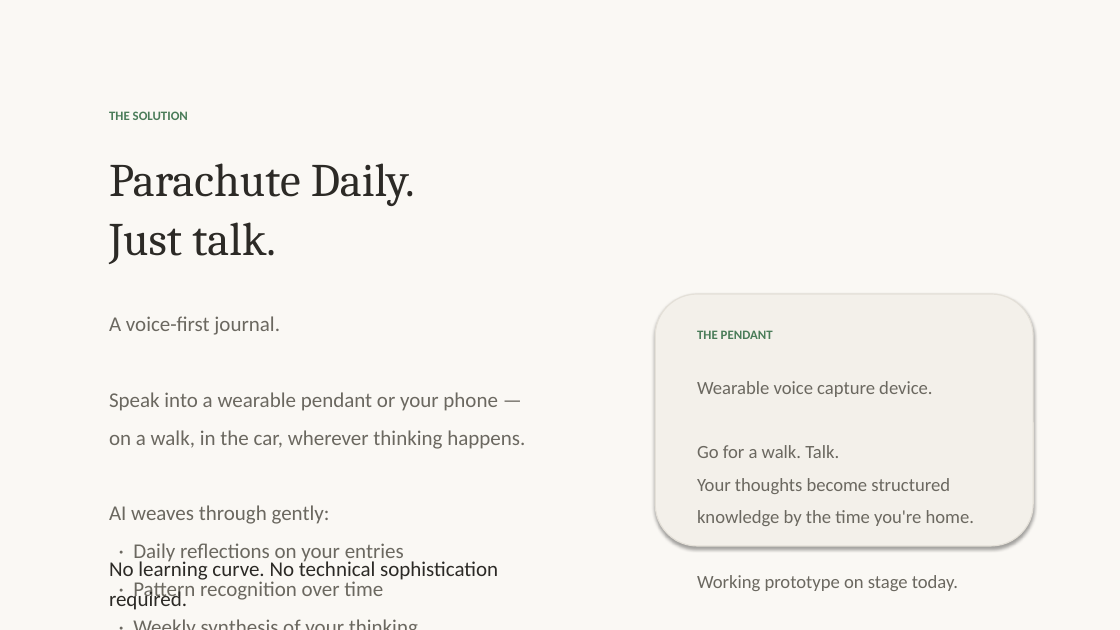
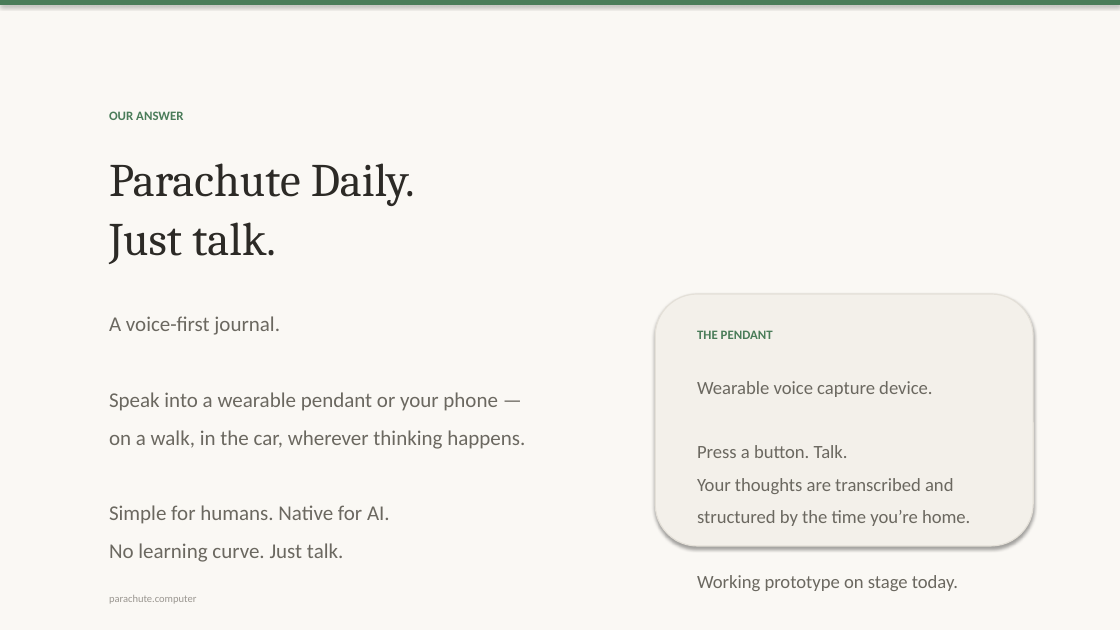
Before and after one commit to OpenParachutePBC/parachute-computer, a slide deck: slide 3 of nvc-pitch-deck.pptx (slide 5 before the commit). Drawn at 1120x630 pixels with LibreOffice and Linux fonts; fonts in the diff are those of the drawing. Boxes give left, top, right and bottom in pixels: in the first picture for what was removed or moved away, otherwise in the second. Text is boxed around its words. In the diff, an @@ line names an element or a change of style, - is before the commit and + after.

```diff
--- a/nvc-pitch-deck.pptx
+++ b/nvc-pitch-deck.pptx
@@ rectangle added at <box>0,0,1120,5</box>, fill #4A7C59 @@
@@ text at <box>109,111,183,120</box>: text changed @@
-THE SOLUTION
+OUR ANSWER
@@ text at <box>109,316,525,562</box>: text changed @@
-A voice-first journal.
-Speak into a wearable pendant or your phone —
-on a walk, in the car, wherever thinking happens.
-AI weaves through gently:
-· Daily reflections on your entries
-· Pattern recognition over time
-· Weekly synthesis of your thinking
+A voice-first journal.
+Speak into a wearable pendant or your phone —
+on a walk, in the car, wherever thinking happens.
+Simple for humans. Native for AI.
+No learning curve. Just talk.
@@ text at <box>697,381,970,591</box>: text changed @@
-Wearable voice capture device.
-Go for a walk. Talk.
-Your thoughts become structured
-knowledge by the time you're home.
-Working prototype on stage today.
+Wearable voice capture device.
+Press a button. Talk.
+Your thoughts are transcribed and
+structured by the time you’re home.
+Working prototype on stage today.
@@ text removed at <box>109,558,498,610</box> @@
-No learning curve. No technical sophistication required.
@@ text added at <box>109,595,196,604</box>, 9 pt, text #9A9690 @@
+parachute.computer
```
Also in this commit, not shown: 2 other slides changed, 6 slides added, 8 slides removed, 4 other files.
